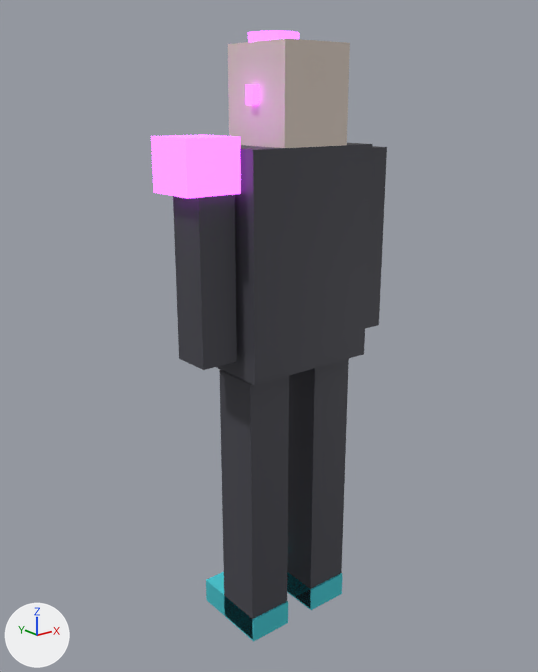
The FBX model Tools/blender/out_crew/CREW_LIARA.fbx: old version first, new version second.
One viewpoint serves both versions: a camera (50 mm lens) standing at (-1.324, -1.576, 1.556) and looking at (-0.024, 0.048, 0.907). The axes (+X, +Y, +Z) are drawn at lower left. The lights are the same throughout. The picture after the commit comes second. Where no turn or scale is listed for an object, it has been applied to the vertices.

Objects in the first picture: 'CREW_LIARA'.
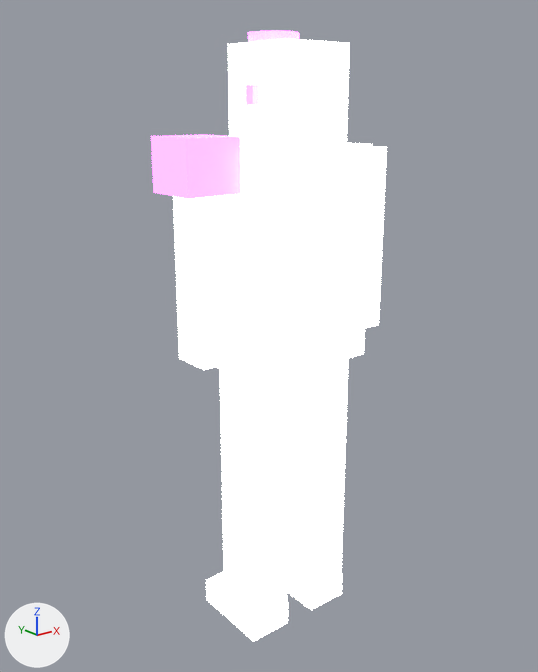
The newer file is also turned or shifted as a whole; pictures and numbers use the older file's frame.

What differs and where, as boxes (x1, y1, x2, y2) in the pictures (538 x 672 px):
'CREW_LIARA', surface changed (dark grey to white)
    both: (151, 30, 387, 642)

The change, as a diff of the scene's bpy script:
```diff
--- a/Tools/blender/out_crew/CREW_LIARA.fbx.py
+++ b/Tools/blender/out_crew/CREW_LIARA.fbx.py
@@ mat_liara_body @@
 mat_liara_body.roughness = 0.6
+mat_liara_body.emission_strength = 5.0
@@ mat_liara_face @@
 mat_liara_face.roughness = 0.6
+mat_liara_face.emission_strength = 5.0
@@ mat_liara_trim @@
 mat_liara_trim.roughness = 0.3
+mat_liara_trim.emission_strength = 5.0
@@ mat_liara_accent @@
 mat_liara_accent.emission_color = (0.702, 0.098, 1.0)  # purple #da58ff
-mat_liara_accent.emission_strength = 3.0
+mat_liara_accent.emission_strength = 5.0
```
